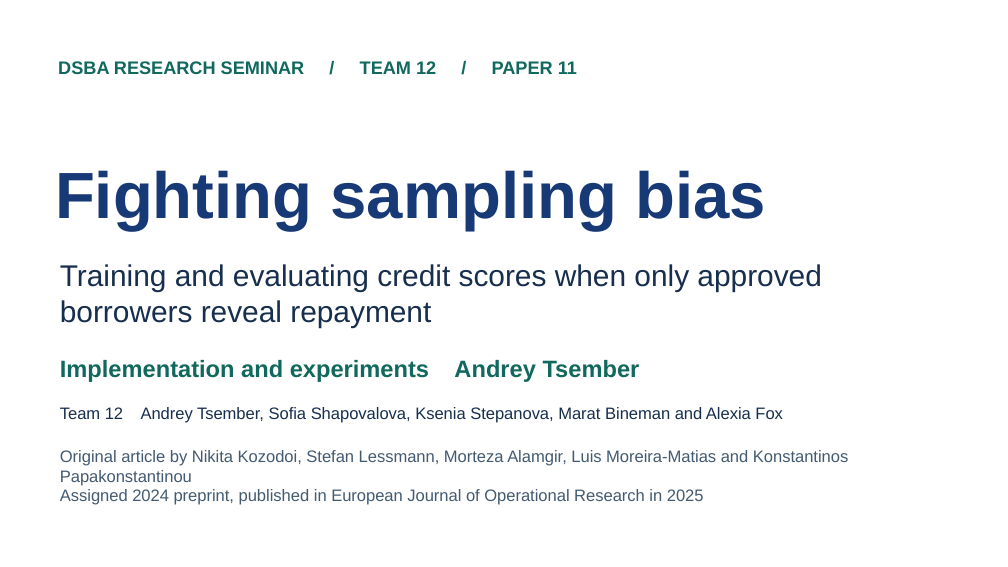
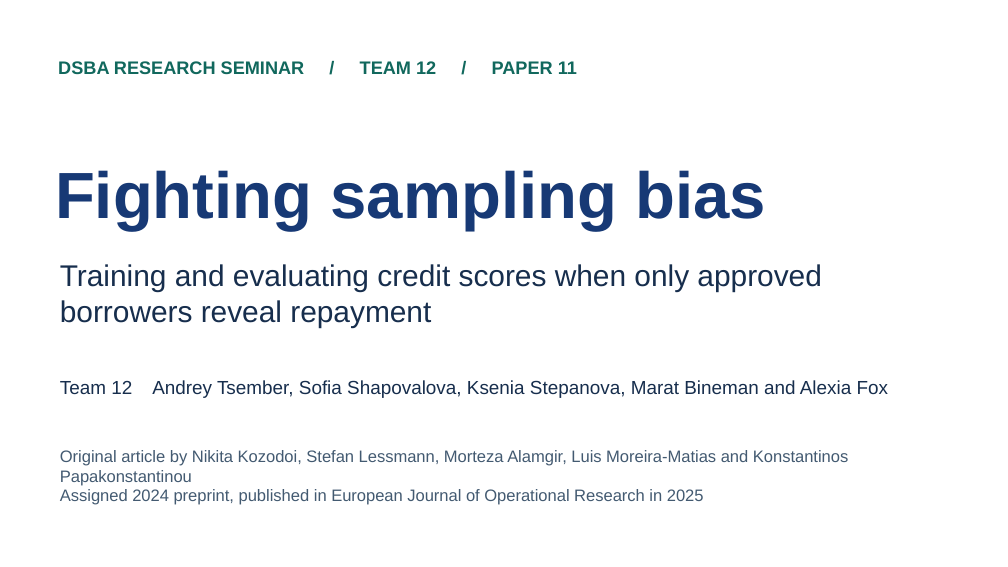
Before and after one commit to bigpurota/paper11, a slide deck: slide 1 of slides/template.pptx. Drawn at 1008x567 pixels with LibreOffice and Linux fonts; fonts in the diff are those of the drawing. Boxes give left, top, right and bottom in pixels: in the first picture for what was removed or moved away, otherwise in the second. Text is boxed around its words. In the diff, an @@ line names an element or a change of style, - is before the commit and + after.

```diff
--- a/slides/template.pptx
+++ b/slides/template.pptx
@@ text "Team 12 Andrey Tsember, Sofia ...": place and size @@
-text "Team 12 Andrey Tsember, Sofia ..." at (60, 407, 783, 423)
+text "Team 12 Andrey Tsember, Sofia ..." at (60, 380, 888, 398)
@@ text "Team 12 Andrey Tsember, Sofia ..." at (60, 380, 888, 398): size 15.8 to 18 pt @@
@@ text removed at (60, 360, 640, 382) @@
-Implementation and experiments Andrey Tsember
```
Also in this commit, not shown: 1 other slide changed, 4 slides added, 2 slides removed, 28 other files.
